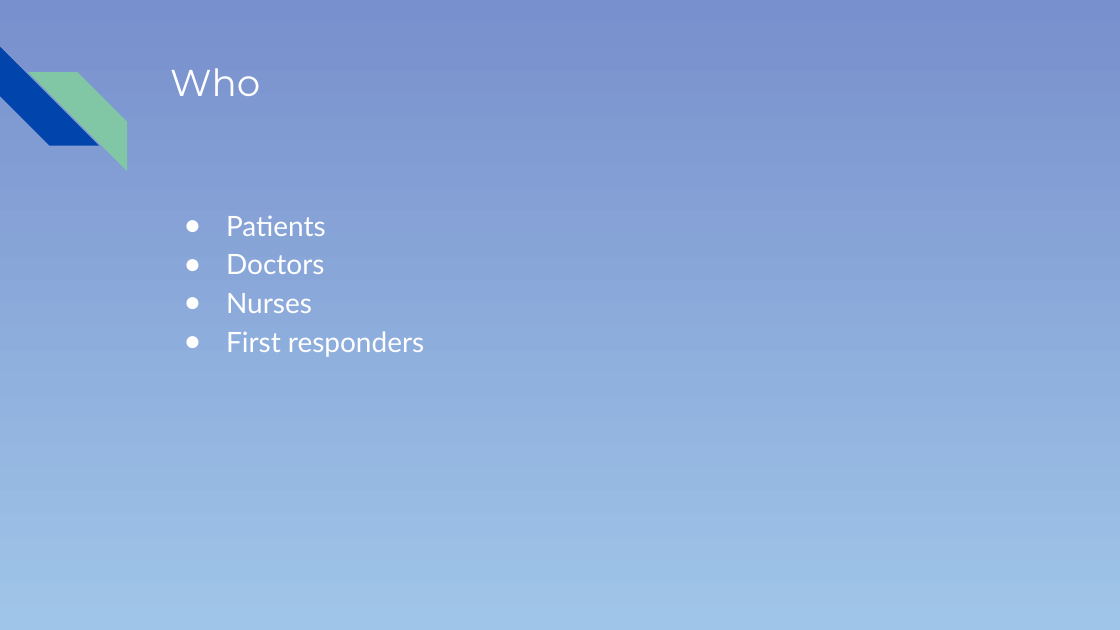
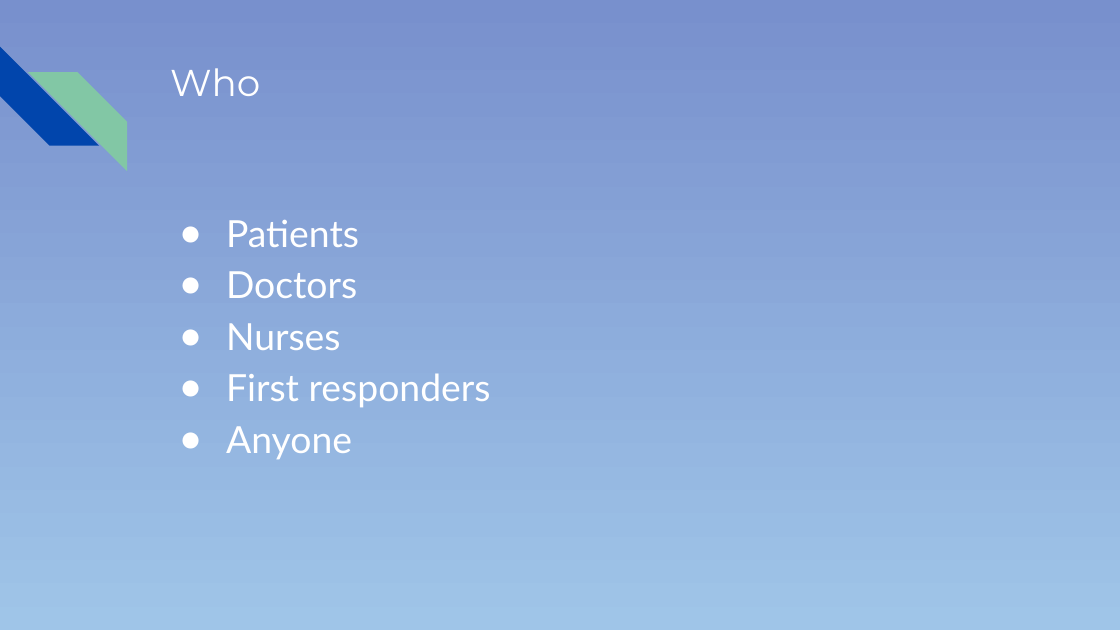
Before and after one commit to colemank0259/CSC-289_Group3, a slide deck: slide 3 of Pitch_PowerPoint.pptx (slide 7 before the commit). Drawn at 1120x630 pixels with LibreOffice and Linux fonts; fonts in the diff are those of the drawing. Boxes give left, top, right and bottom in pixels: in the first picture for what was removed or moved away, otherwise in the second. Text is boxed around its words. In the diff, an @@ line names an element or a change of style, - is before the commit and + after.

```diff
--- a/Pitch_PowerPoint.pptx
+++ b/Pitch_PowerPoint.pptx
@@ text at bbox=[226, 220, 491, 408]: size 18 to 24 pt in "Patients", "Doctors", "Nurses", "First responders"; indent changed @@
@@ text at bbox=[226, 426, 352, 460]: paragraph added @@
+● Anyone
```
Also in this commit, not shown: 4 other slides changed, 1 slide removed.
